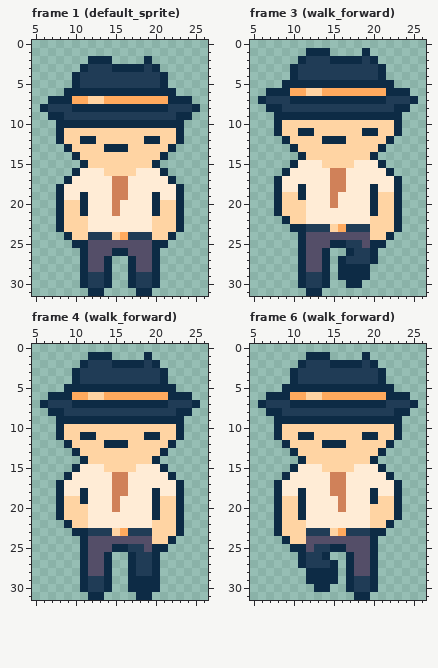
Two versions of one pixel-art file, assets/player/fedora_man.aseprite. This is how it looked before the edit.
32x32 pixels, 25 frames. Colours within 5 levels of each other are drawn and written as one. Shown: frame 1 (default_sprite): x 5..26, y 0..31; frame 3 (walk_forward): x 5..26, y 0..31; frame 4 (walk_forward): x 5..26, y 0..31; frame 6 (walk_forward): x 5..26, y 0..31. The commit also changed other frames, which this record leaves out.
After:
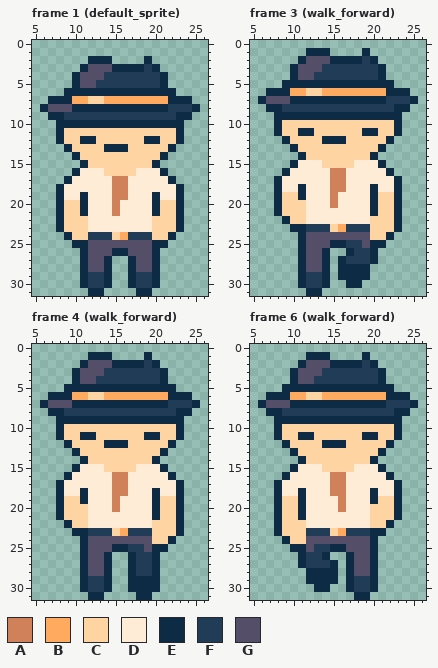
Palette (. is transparent): A #d08159fe  B #ffaa5e  C #ffd4a3  D #ffecd6fe  E #0d2b45  F #203c56  G #544e68
Diff:
--- frame 1 (default_sprite), layer "Hat"
@@ x 5..16 @@
  2 .......EEE..
- 3 ......EFFFEE
- 4 .....EFFFFFF
- 5 .....EFFFFFF
+ 3 ......EGGGEE
+ 4 .....EGGGFFF
+ 5 .....EGGFFFF
  6 ....EEEEEEEE
  7 ..EEEBBCCBBB
- 8 .EFFFEEEEEEE
+ 8 .EGGGEEEEEEE
  9 ..EEFFFFFFFF
--- frame 3 (walk_forward), layer "Hat"
@@ x 5..16 @@
  1 .......EEE..
- 2 ......EFFFEE
- 3 .....EFFFFFF
- 4 .....EFFFFFF
+ 2 ......EGGGEE
+ 3 .....EGGGFFF
+ 4 .....EGGFFFF
  5 ....EEEEEEEE
  6 ..EEEBBCCBBB
- 7 .EFFFEEEEEEE
+ 7 .EGGGEEEEEEE
  8 ..EEFFFFFFFF
--- frame 4 (walk_forward), layer "Hat": the same change as frame 3 (walk_forward)
--- frame 6 (walk_forward), layer "Hat": the same change as frame 3 (walk_forward)
Boxes around the changes in both pictures, in picture pixels (x1, y1, x2, y2):
changed: (48, 64, 112, 112)
changed: (266, 56, 330, 104)
changed: (48, 360, 112, 408)
changed: (266, 360, 330, 408)
